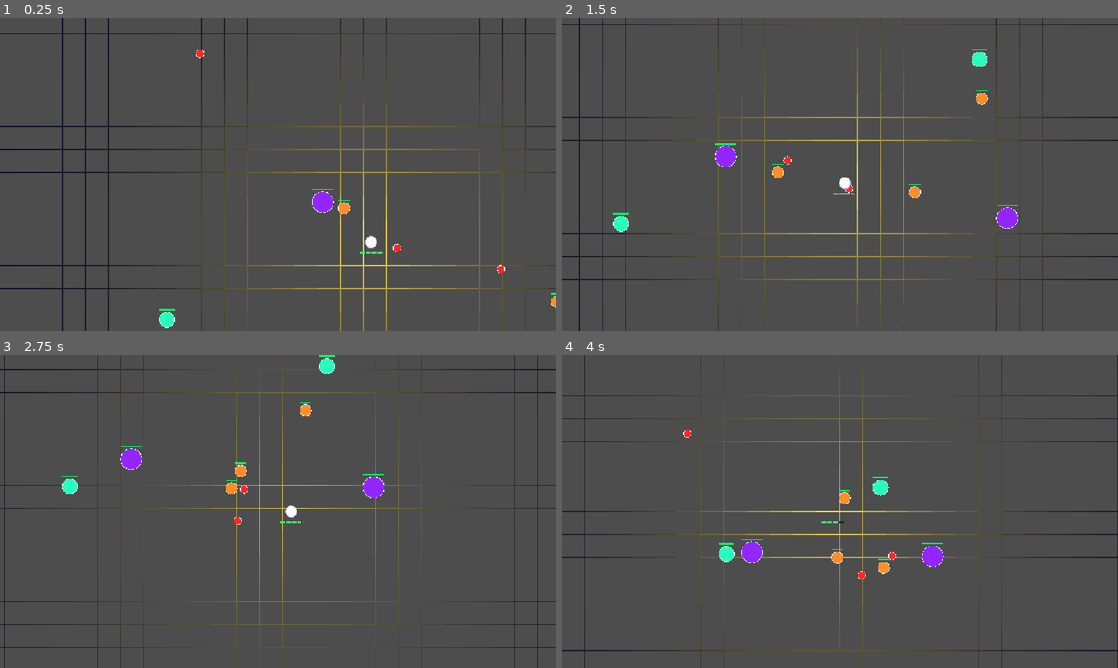
Above: before the commit, frames 1-4 (two rows, left to right).
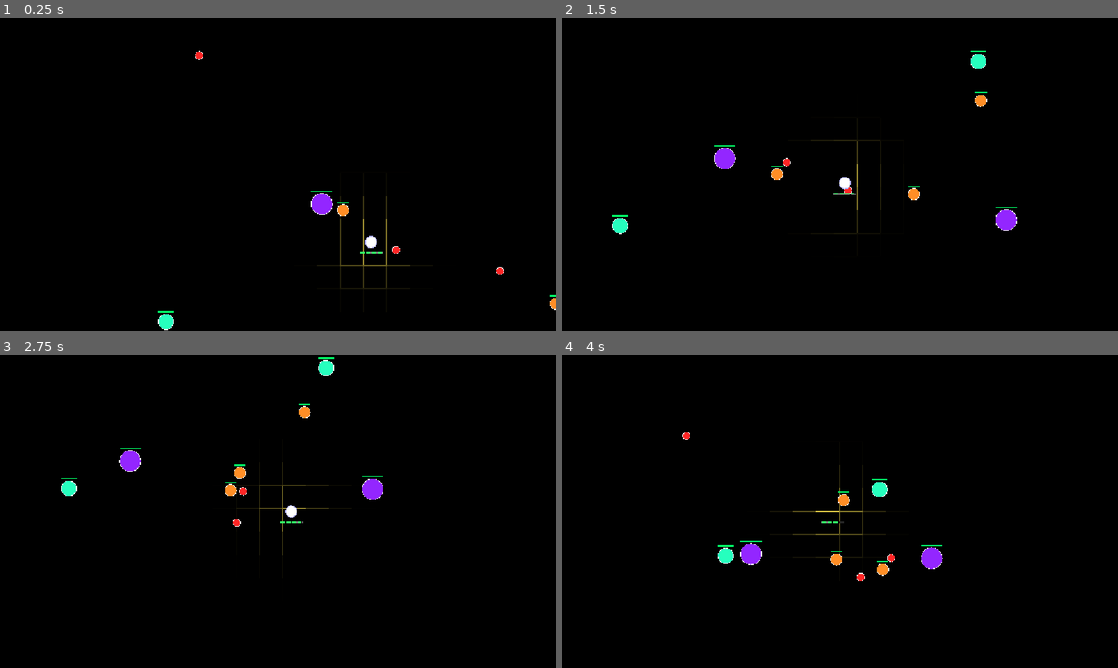
Above: after the commit, the same moments.

Repository: prime399/beatgrid-new
Game: Godot game, scene res://control.tscn
Same seed, same stepped clock (60 frames per second), same inputs: the game is played once before the commit and once after it.
Inputs (mouse positions are in pixels of both pictures, inside the frame that each line leads up to):
- Up to frame 1 (0.25 s): no input
- Up to frame 2 (1.5 s): tap Enter at 0.5 s; move the mouse to (962, 158) at 0.52 s; hold Right (ui_right) 0.53-1.28 s; move the mouse to (728, 190) at 1.27 s; hold Down (ui_down) from 1.28 s (still down)
- Up to frame 3 (2.75 s): move the mouse to (333, 442) at 2.02 s; release Down (ui_down) at 2.03 s; hold Right (ui_right) from 2.03 s (still down)
- Up to frame 4 (4 s): move the mouse to (812, 574) at 2.77 s; release Right (ui_right) at 2.78 s; hold Up (ui_up) 2.78-3.53 s; move the mouse to (1006, 558) at 3.52 s; hold Left (ui_left) from 3.53 s (still down)

The runs differ from the first frame. In frame 1, 100% of the frame differs, in the area x 0-100%, y 0-100%; in frame 2, 99%; in frame 3, 99%; in frame 4, 99%.

Commit message:
Make background black and adjust enemy position

Diff:
--- a/control.tscn
+++ b/control.tscn
@@ -8,7 +8,6 @@
 
 [sub_resource type="Environment" id="Environment_uchyk"]
 background_mode = 1
-background_color = Color(0, 0, 0, 1)
 glow_enabled = true
 glow_intensity = 0.8
 glow_bloom = 0.3
@@ -28,6 +27,7 @@
 script = ExtResource("2_62e2m")
 
 [node name="Enemies" type="Node2D" parent="." unique_id=1820971810]
+position = Vector2(-2, 4)
 script = ExtResource("3_ee4bf")
 
 [node name="Player" type="Node2D" parent="." unique_id=640842919]
--- a/grid.gd
+++ b/grid.gd
@@ -2,10 +2,10 @@
 extends Node2D
 
 const CELL_SIZE        = 48
-const BASE_COLOR       = Color(0.055, 0.055, 0.157, 1.0)
+const BASE_COLOR       = Color(0.0, 0.0, 0.0, 1.0)
 const GLOW_COLOR       = Color(1.0, 0.902, 0.314, 1.0)
 const LASER_GLOW_COLOR = Color(0.3, 0.6, 1.0)
-const INFLUENCE_RADIUS = 20.0
+const INFLUENCE_RADIUS = 4.0
 const LASER_GLOW_RADIUS = 4.0
 const MAP_W            = 3200.0
 const MAP_H            = 2400.0
--- a/project.godot
+++ b/project.godot
@@ -25,4 +25,5 @@
 
 [rendering]
 
+environment/defaults/default_clear_color=Color(0, 0, 0, 1)
 rendering_device/driver.windows="d3d12"
--- a/sound_bars.gd
+++ b/sound_bars.gd
@@ -14,7 +14,7 @@
 const BAR_COLOR     = Color(0.0, 0.75, 0.85)
 const BAR_DIM       = Color(0.02, 0.06, 0.08)
 const BORDER_COLOR  = Color(0.0, 0.55, 0.65)
-const STRIP_BG      = Color(0.008, 0.008, 0.04)
+const STRIP_BG      = Color(0.0, 0.0, 0.0)
 
 var h_count: int
 var v_count: int
